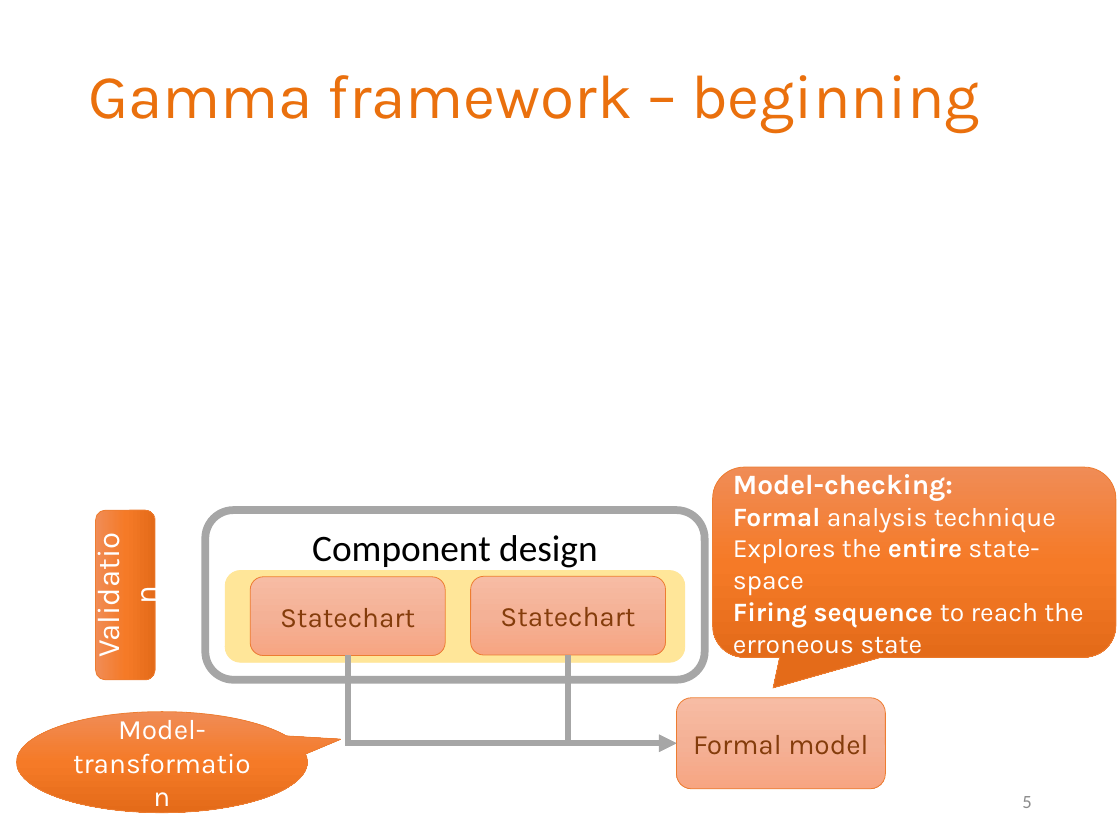
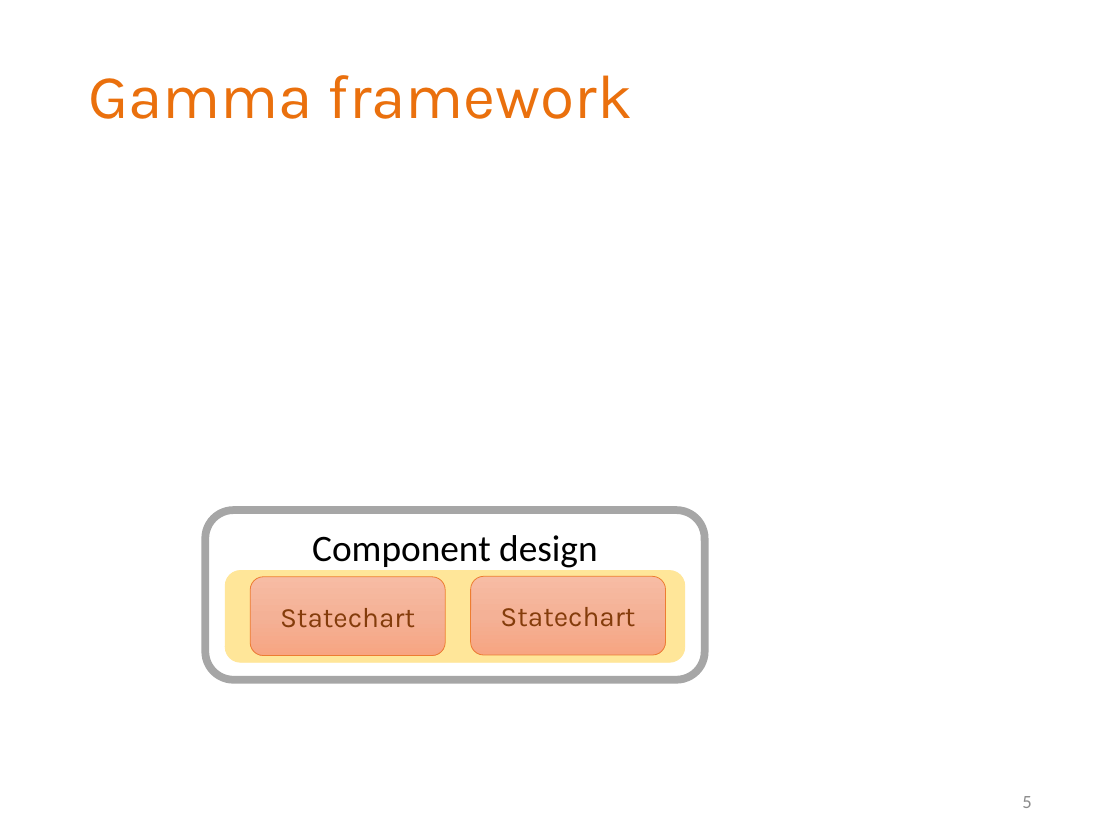
Before and after one commit to grbeni/minisymp2018, a slide deck: slide 5 of presentation/gb_mv_gamma.pptx. Drawn at 1120x840 pixels with LibreOffice and Linux fonts; fonts in the diff are those of the drawing; background and template pictures are left out. Boxes give left, top, right and bottom in pixels: in the first picture for what was removed or moved away, otherwise in the second. Text is boxed around its words. In the diff, an @@ line names an element or a change of style, - is before the commit and + after.

Commit message:
Removed evolvement of Gamma.

```diff
--- a/presentation/gb_mv_gamma.pptx
+++ b/presentation/gb_mv_gamma.pptx
@@ title at <box>88,75,633,119</box>: text changed @@
-Gamma framework – beginning
+Gamma framework
@@ rounded speech box removed at <box>712,467,1116,657</box> @@
-Model-checking:
-Formal analysis technique
-Explores the entire state-space
-Firing sequence to reach the erroneous state
@@ rounded rectangle removed at <box>95,511,155,680</box> @@
-Validation
@@ elbow arrow removed from (347, 655) to (676, 744) @@
@@ elbow arrow removed from (568, 655) to (676, 744) @@
@@ speech bubble removed at <box>17,711,308,812</box> @@
-Model-transformation
@@ rounded rectangle removed at <box>676,698,886,788</box> @@
-Formal model
```
Also in this commit, not shown: 2 other slides changed.
